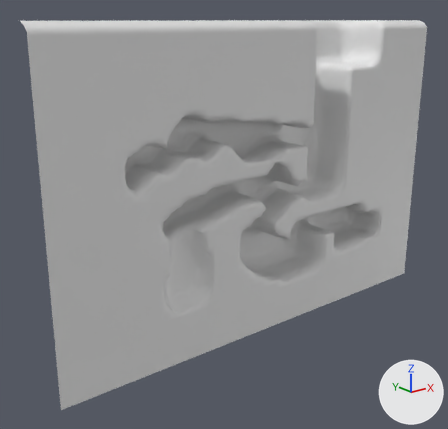
A saved change to the Blender file meshes/E1M2.Display.blend.
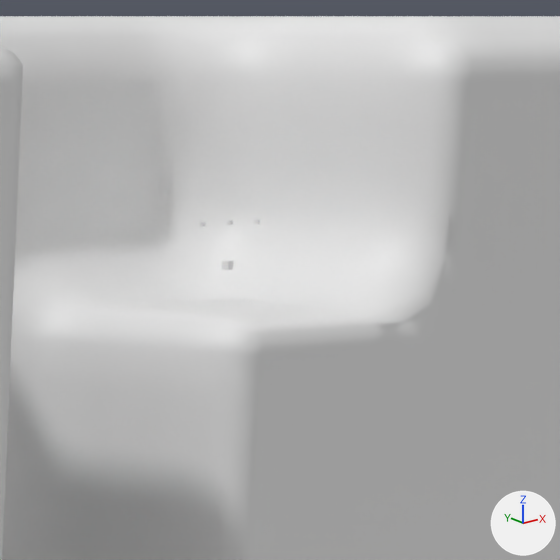
There are two pictures of each version: one whole from a 50 mm lens placed at (-54.8, -67.6, 39.0), pointed at (0.9, 2.0, 11.2), one close up on the part from 70% to 89% of the width and 4% to 24% of the height. The lights are fixed; the arrows at lower right show +X, +Y and +Z. Materials are left out; every surface is plain grey.

In view in the first close-up: 'World.Display'.
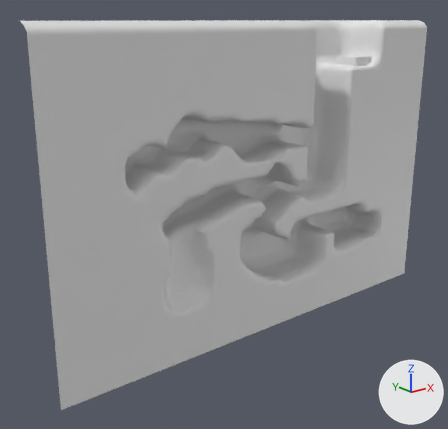
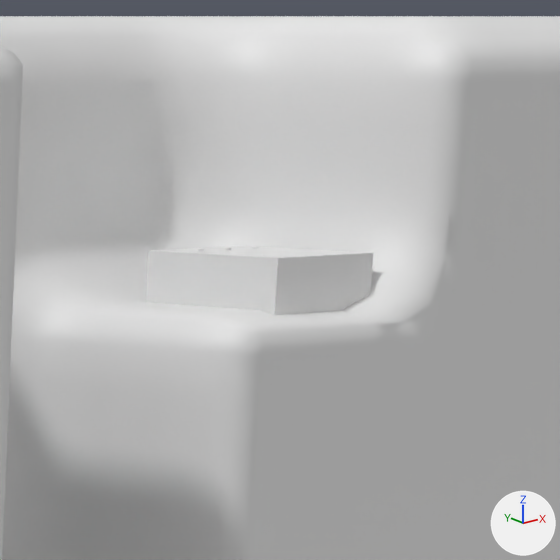
Edits to the scene script, one JSON object a line:
```json
{"block": "me_world_display", "where": "# used by ob_world_display; location = (0.0, 0.0, 0.0)"}
{"block": "me_world_display", "where": "# verts and faces of me_world_display; kept vertices keep their numbers, new ones are numbered from 6097"}
{"op": "remove", "block": "me_world_display", "code": "me_world_display.from_pydata(...)  # 6097 vertices, 11944 faces; spans x -29.5..39.5, y -4.0..5.5, z -6.5..39.0"}
{"op": "add", "block": "me_world_display", "code": "me_world_display.from_pydata(...)  # 6105 vertices, 11952 faces; spans x -29.5..39.5, y -4.0..5.5, z -6.5..39.0"}
{"block": "me_world_display", "change": "me_world_display part 1"}
{"op": "add", "block": "me_world_display", "code": "verts[6097] = (23.0, -3.0, 31.6)"}
{"op": "add", "block": "me_world_display", "code": "verts[6098] = (23.0, -3.0, 33.6)  # pixel (278, 257)"}
{"op": "add", "block": "me_world_display", "code": "verts[6099] = (26.5, -3.0, 31.6)"}
{"op": "add", "block": "me_world_display", "code": "verts[6100] = (26.5, -3.0, 33.6)  # pixel (373, 252)"}
{"op": "add", "block": "me_world_display", "code": "for new, old in zip([*range(6101, 6105)], [*range(6097, 6101)]): verts[new] = verts[old] + (0.0, 4.0, 0.0)"}
{"op": "add", "block": "me_world_display", "code": "faces += [(6097, 6098, 6101), (6099, 6103, 6104), (6097, 6099, 6100), (6100, 6104, 6102), (6098, 6102, 6101), (6099, 6104, 6100)]"}
{"op": "add", "block": "me_world_display", "code": "faces += [(6097, 6100, 6098), (6098, 6100, 6102)]"}
```

Boxes [x1, y1, x2, y2] around the edits, measured in the close-ups (560 x 560 px):
```json
{"part": 1, "of": "me_world_display", "change": "added", "after": [146, 246, 373, 315]}
```
